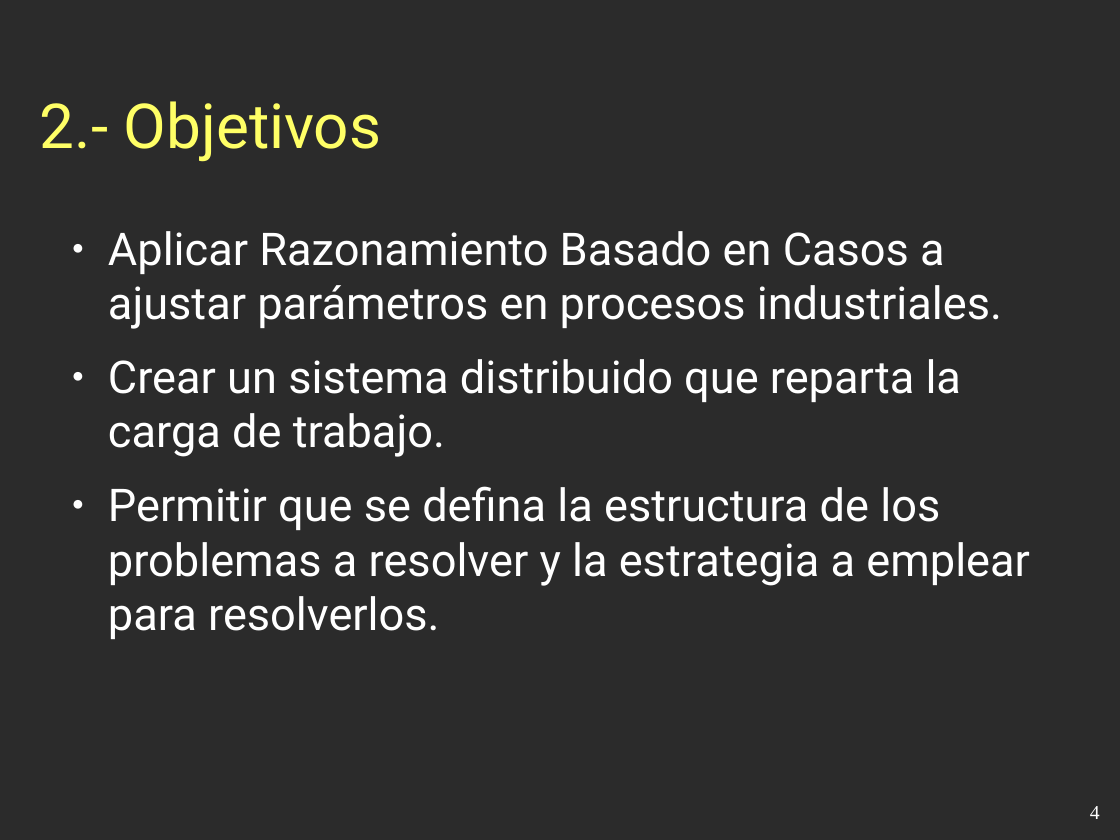
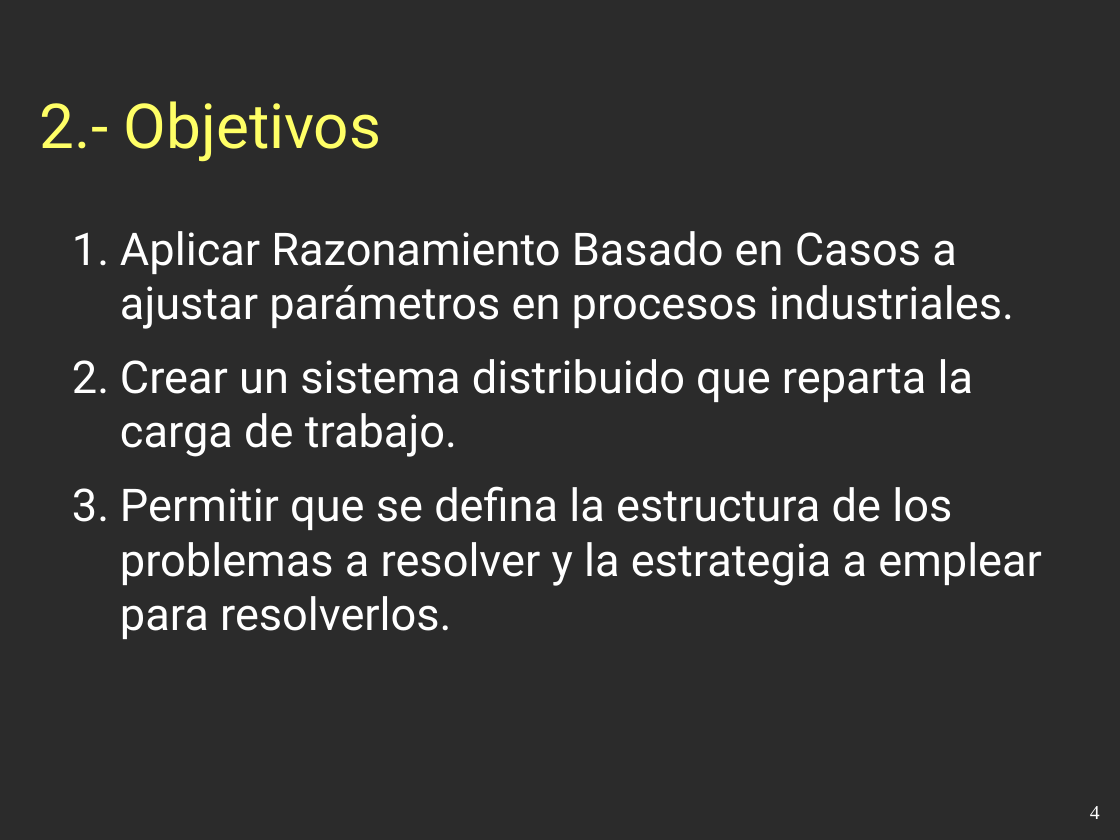
Before and after one commit to esbaixauli/proyecto-ii-ubu, a slide deck: slide 4 of trunk/Documentación/Presentación.odp. Drawn at 1120x840 pixels with LibreOffice and Linux fonts; fonts in the diff are those of the drawing; background and template pictures are left out; a plain dark background stands for a picture behind light text. Boxes give left, top, right and bottom in pixels: in the first picture for what was removed or moved away, otherwise in the second. Text is boxed around its words. In the diff, an @@ line names an element or a change of style, - is before the commit and + after.

```diff
--- a/trunk/Documentación/Presentación.odp
+++ b/trunk/Documentación/Presentación.odp
@@ text "Aplicar Razonamiento Basado en Casos ..." at [120, 231, 1042, 639]: bullet ● to 1. @@
```
Also in this commit, not shown: 8 other slides changed.
